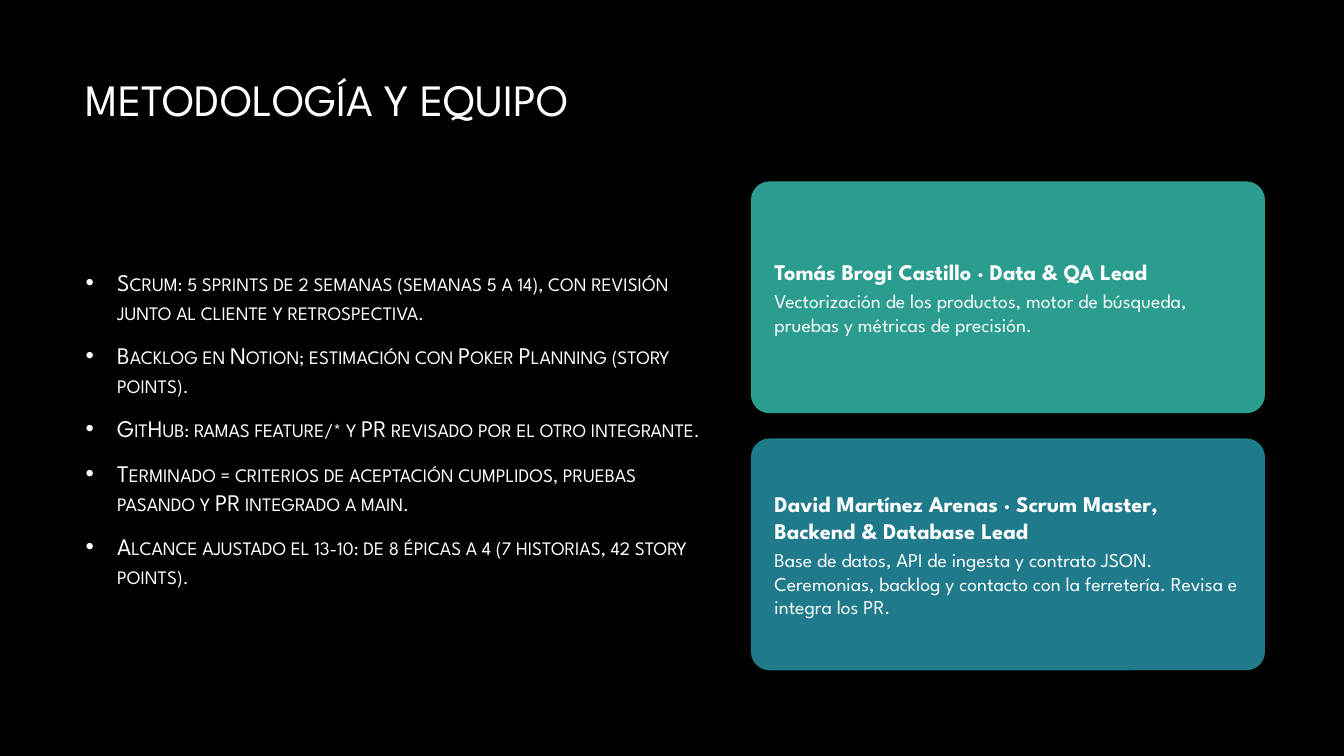
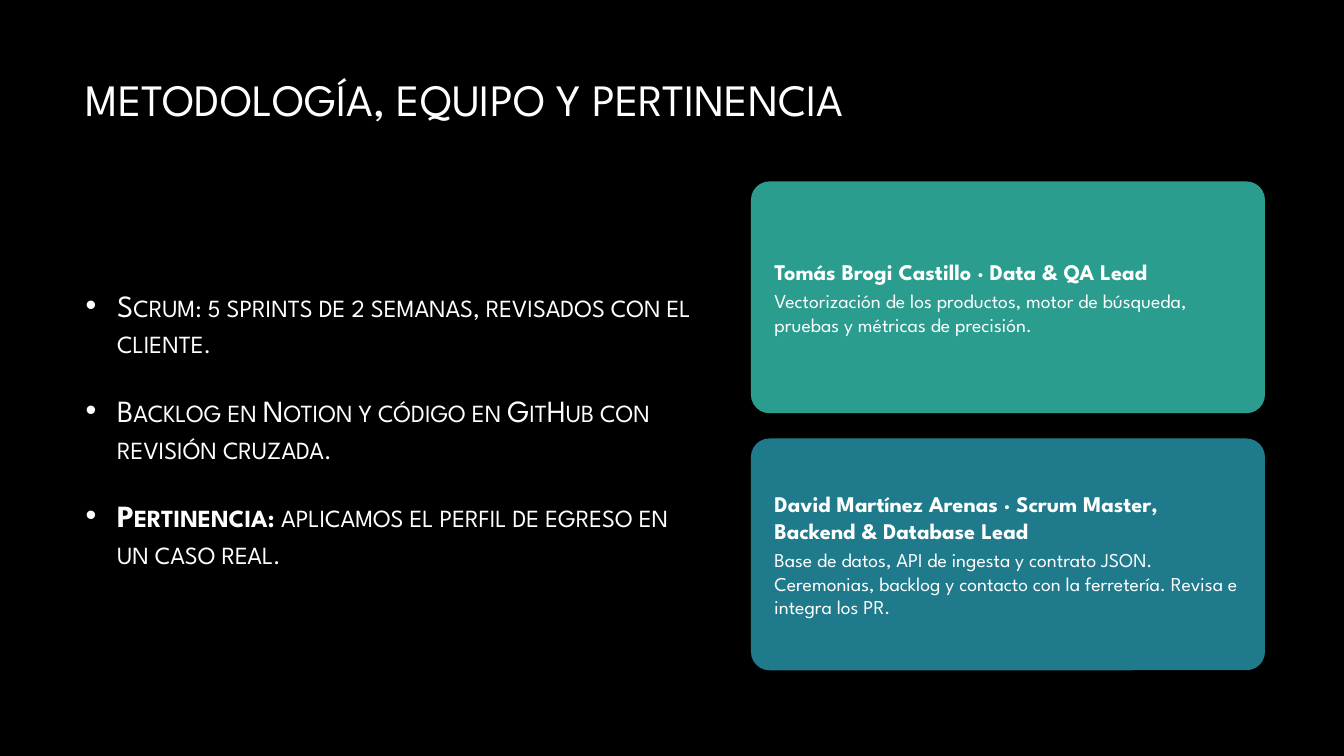
Before and after one commit to davMartinez-bit/AgenTech, a slide deck: slide 8 of Fase 3/Evidencias Grupales/Presentación Final del proyecto (Español).pptx (slide 9 before the commit). Drawn at 1344x756 pixels with LibreOffice and Linux fonts; fonts in the diff are those of the drawing; background and template pictures are left out. Boxes give left, top, right and bottom in pixels: in the first picture for what was removed or moved away, otherwise in the second. Text is boxed around its words. In the diff, an @@ line names an element or a change of style, - is before the commit and + after.

```diff
--- a/Fase 3/Evidencias Grupales/Presentación Final del proyecto (Español).pptx
+++ b/Fase 3/Evidencias Grupales/Presentación Final del proyecto (Español).pptx
@@ title at (86,78,843,122): text changed @@
-METODOLOGÍA Y EQUIPO
+METODOLOGÍA, EQUIPO Y PERTINENCIA
@@ text at (117,300,691,565): text changed; size 17 to 22 pt @@
-• Scrum: 5 sprints de 2 semanas (semanas 5 a 14), con revisión junto al cliente y retrospectiva.
-• Backlog en Notion; estimación con Poker Planning (story points).
-• GitHub: ramas feature/* y PR revisado por el otro integrante.
-• Terminado = criterios de aceptación cumplidos, pruebas pasando y PR integrado a main.
-• Alcance ajustado el 13-10: de 8 épicas a 4 (7 historias, 42 story points).
+• Scrum: 5 sprints de 2 semanas, revisados con el cliente.
+• Backlog en Notion y código en GitHub con revisión cruzada.
+• Pertinencia: aplicamos el perfil de egreso en un caso real.
```
Also in this commit, not shown: 6 other slides changed.
